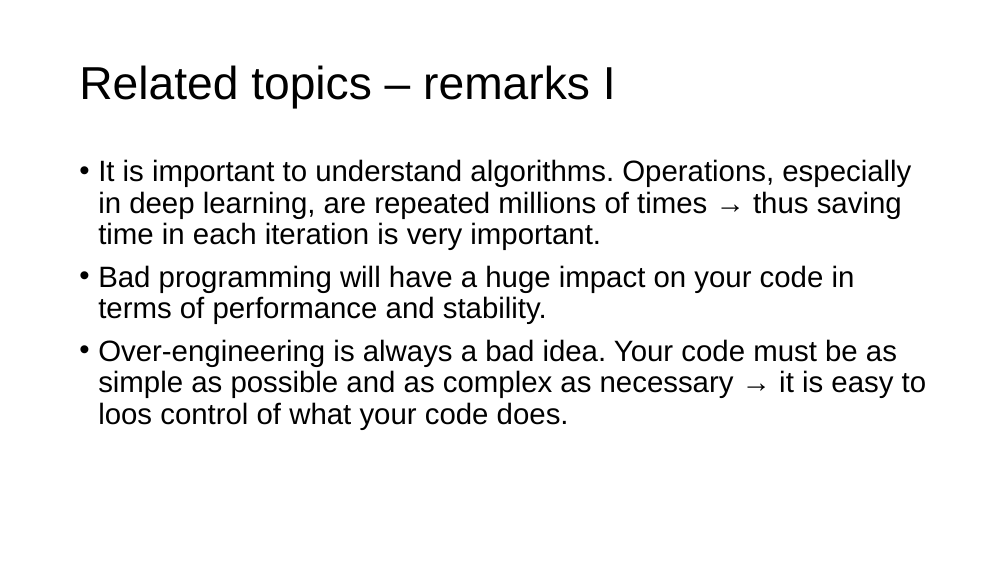
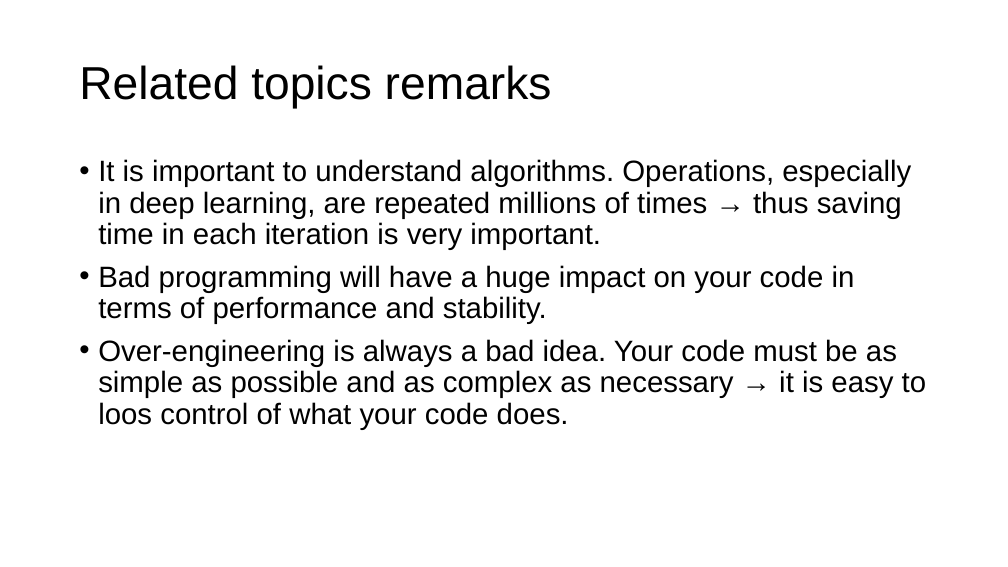
Before and after one commit to toelt-llc/MSCA-ITN-PARENT, a slide deck: slide 47 of DETERMINED2022/Python and scikit-learn/DETERMINED2022-toelt-Introduction Python and Scikit-learn.pptx (slide 45 before the commit). Drawn at 1008x567 pixels with LibreOffice and Linux fonts; fonts in the diff are those of the drawing; background and template pictures are left out. Boxes give left, top, right and bottom in pixels: in the first picture for what was removed or moved away, otherwise in the second. Text is boxed around its words. In the diff, an @@ line names an element or a change of style, - is before the commit and + after.

```diff
--- a/DETERMINED2022/Python and scikit-learn/DETERMINED2022-toelt-Introduction Python and Scikit-learn.pptx
+++ b/DETERMINED2022/Python and scikit-learn/DETERMINED2022-toelt-Introduction Python and Scikit-learn.pptx
@@ title at <box>79,65,552,109</box>: text changed @@
-Related topics – remarks I
+Related topics remarks
```
Also in this commit, not shown: 3 other slides changed, 2 slides added, 5 other files.
